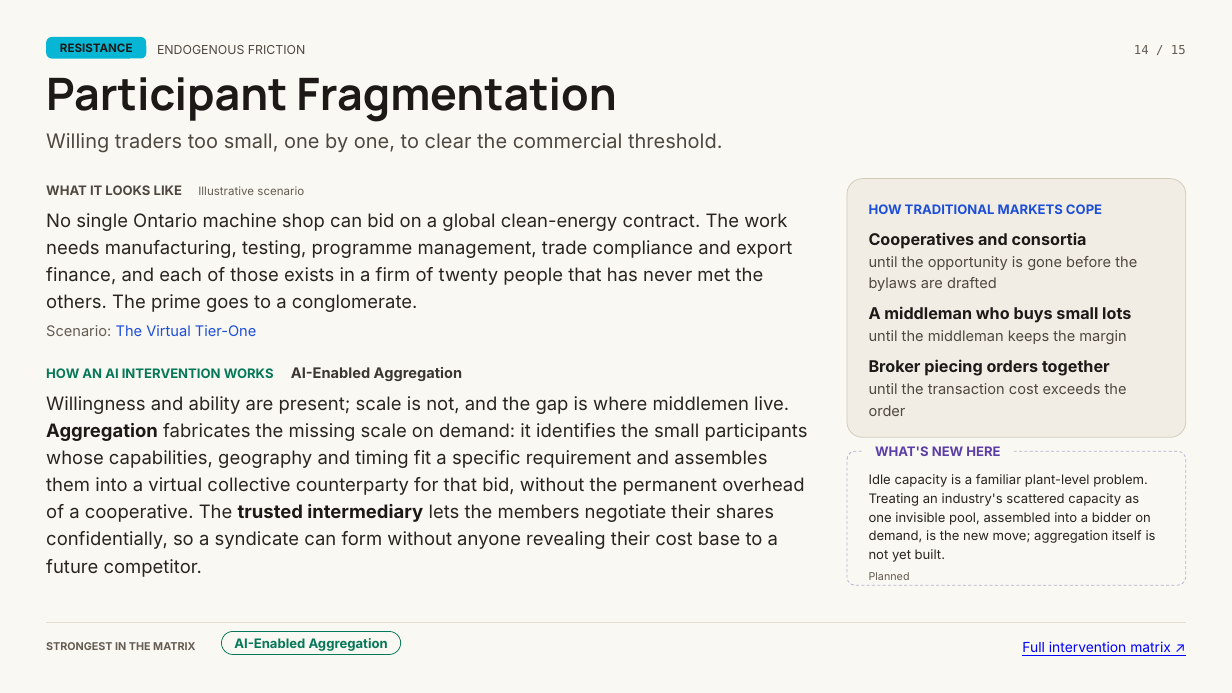
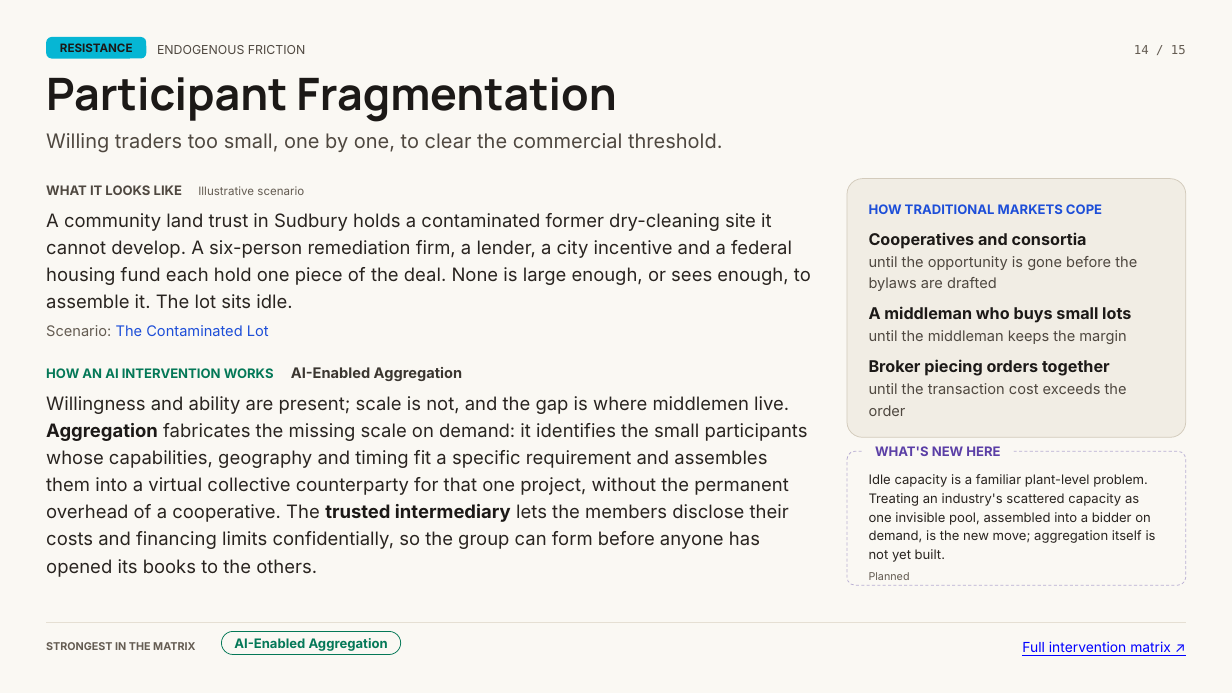
Before and after one commit to DeeperPoint/deeperpoint.github.io, a slide deck: slide 14 of cards/resistance-cards.pptx. Drawn at 1232x693 pixels with LibreOffice and Linux fonts; fonts in the diff are those of the drawing. Boxes give left, top, right and bottom in pixels: in the first picture for what was removed or moved away, otherwise in the second. Text is boxed around its words. In the diff, an @@ line names an element or a change of style, - is before the commit and + after.

```diff
--- a/cards/resistance-cards.pptx
+++ b/cards/resistance-cards.pptx
@@ text at bbox=[46, 213, 811, 336]: text changed @@
-No single Ontario machine shop can bid on a global clean-energy contract. The work needs manufacturing, testing, programme management, trade compliance and export finance, and each of those exists in a firm of twenty people that has never met the others. The prime goes to a conglomerate.
-Scenario: The Virtual Tier-One
+A community land trust in Sudbury holds a contaminated former dry-cleaning site it cannot develop. A six-person remediation firm, a lender, a city incentive and a federal housing fund each hold one piece of the deal. None is large enough, or sees enough, to assemble it. The lot sits idle.
+Scenario: The Contaminated Lot
@@ text at bbox=[46, 396, 808, 577]: text changed @@
-Willingness and ability are present; scale is not, and the gap is where middlemen live. Aggregation fabricates the missing scale on demand: it identifies the small participants whose capabilities, geography and timing fit a specific requirement and assembles them into a virtual collective counterparty for that bid, without the permanent overhead of a cooperative. The trusted intermediary lets the members negotiate their shares confidentially, so a syndicate can form without anyone revealing their cost base to a future competitor.
+Willingness and ability are present; scale is not, and the gap is where middlemen live. Aggregation fabricates the missing scale on demand: it identifies the small participants whose capabilities, geography and timing fit a specific requirement and assembles them into a virtual collective counterparty for that one project, without the permanent overhead of a cooperative. The trusted intermediary lets the members disclose their costs and financing limits confidentially, so the group can form before anyone has opened its books to the others.
```
Also in this commit, not shown: 3 other slides changed, 14 other files.
